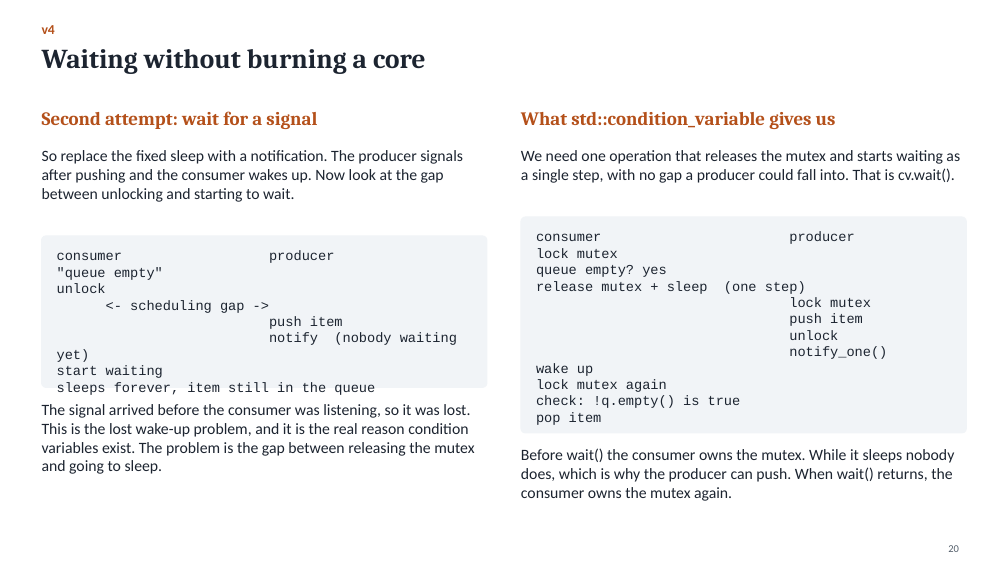
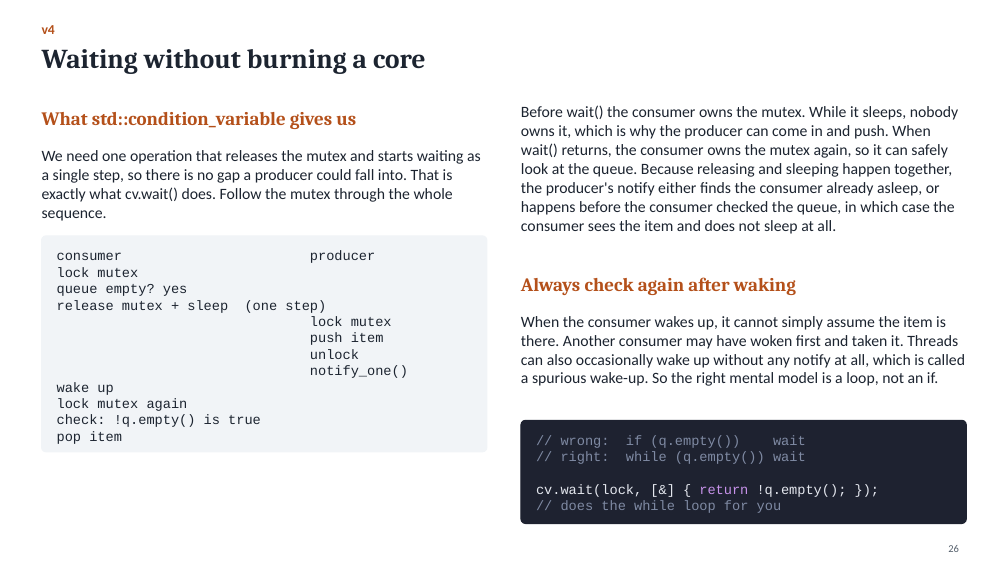
Before and after one commit to Kumarutkarsh9470/Project, a slide deck: slide 26 of Queue_Course.pptx (slide 20 before the commit). Drawn at 1008x567 pixels with LibreOffice and Linux fonts; fonts in the diff are those of the drawing. Boxes give left, top, right and bottom in pixels: in the first picture for what was removed or moved away, otherwise in the second. Text is boxed around its words. In the diff, an @@ line names an element or a change of style, - is before the commit and + after.

```diff
--- a/Queue_Course.pptx
+++ b/Queue_Course.pptx
@@ text at box(42, 112, 356, 129): text changed @@
-Second attempt: wait for a signal
+What std::condition_variable gives us
@@ text at box(521, 105, 959, 234): text changed @@
-The signal arrived before the consumer was listening, so it was lost. This is the lost wake-up problem, and it is the real reason condition variables exist. The problem is the gap between releasing the mutex and going to sleep.
+Before wait() the consumer owns the mutex. While it sleeps, nobody owns it, which is why the producer can come in and push. When wait() returns, the consumer owns the mutex again, so it can safely look at the queue. Because releasing and sleeping happen together, the producer's notify either finds the consumer already asleep, or happens before the consumer checked the queue, in which case the consumer sees the item and does not sleep at all.
@@ text removed at box(521, 112, 836, 129) @@
-What std::condition_variable gives us
@@ text at box(42, 150, 481, 221): text changed @@
-So replace the fixed sleep with a notification. The producer signals after pushing and the consumer wakes up. Now look at the gap between unlocking and starting to wait.
+We need one operation that releases the mutex and starts waiting as a single step, so there is no gap a producer could fall into. That is exactly what cv.wait() does. Follow the mutex through the whole sequence.
@@ rounded rectangle: place and size @@
-rounded rectangle at box(42, 236, 487, 387)
+rounded rectangle at box(42, 236, 487, 452)
@@ rounded rectangle at box(42, 236, 487, 452): proportions changed @@
@@ text removed at box(536, 233, 887, 425) @@
-consumer producer
-lock mutex
-queue empty? yes
-release mutex + sleep (one step)
-lock mutex
-push item
-unlock
-notify_one()
-wake up
-lock mutex again
-check: !q.empty() is true
-pop item
@@ text at box(57, 267, 392, 345): text changed @@
-"queue empty"
+lock mutex
+queue empty? yes
+release mutex + sleep (one step)
+lock mutex
+push item
@@ text added at box(521, 277, 796, 295), 18 pt, text #B4501A, bold @@
+Always check again after waking
@@ text at box(521, 316, 965, 386): text changed @@
-We need one operation that releases the mutex and starts waiting as a single step, with no gap a producer could fall into. That is cv.wait().
+When the consumer wakes up, it cannot simply assume the item is there. Another consumer may have woken first and taken it. Threads can also occasionally wake up without any notify at all, which is called a spurious wake-up. So the right mental model is a loop, not an if.
@@ text at box(57, 365, 408, 444): text changed @@
-<- scheduling gap ->
-push item
-notify (nobody waiting yet)
-start waiting
-sleeps forever, item still in the queue
+notify_one()
+wake up
+lock mutex again
+check: !q.empty() is true
+pop item
@@ rounded rectangle: place and size @@
-rounded rectangle at box(521, 217, 966, 433)
+rounded rectangle at box(521, 420, 966, 524)
@@ rounded rectangle at box(521, 420, 966, 524): fill #F1F4F7 to #1E2230; outline #F1F4F7 1 pt to #1E2230 1 pt; proportions changed @@
@@ text removed at box(521, 448, 955, 501) @@
-Before wait() the consumer owns the mutex. While it sleeps nobody does, which is why the producer can push. When wait() returns, the consumer owns the mutex again.
@@ text added at box(536, 435, 847, 513), 13 pt, text #7F8AA3 @@
+// wrong: if (q.empty()) wait
+// right: while (q.empty()) wait
+cv.wait(lock, [&] { return !q.empty(); });
+// does the while loop for you
```
Also in this commit, not shown: 49 other slides changed, 37 slides added, 14 slides removed, 5 other files.
